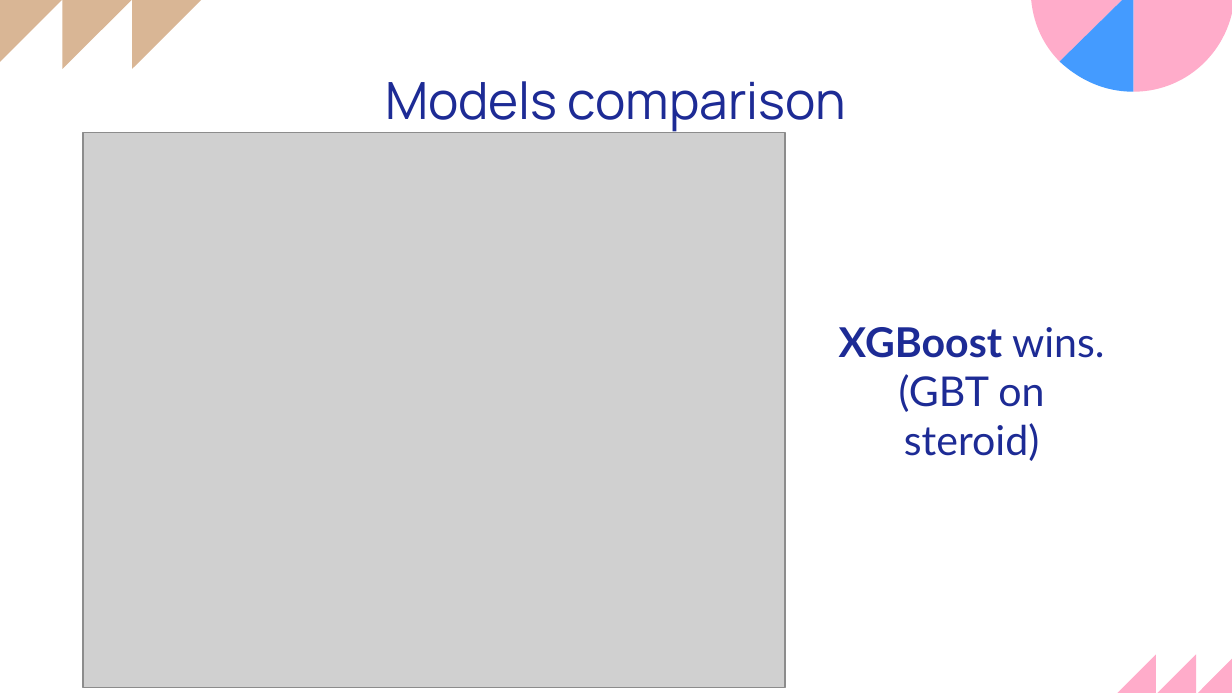
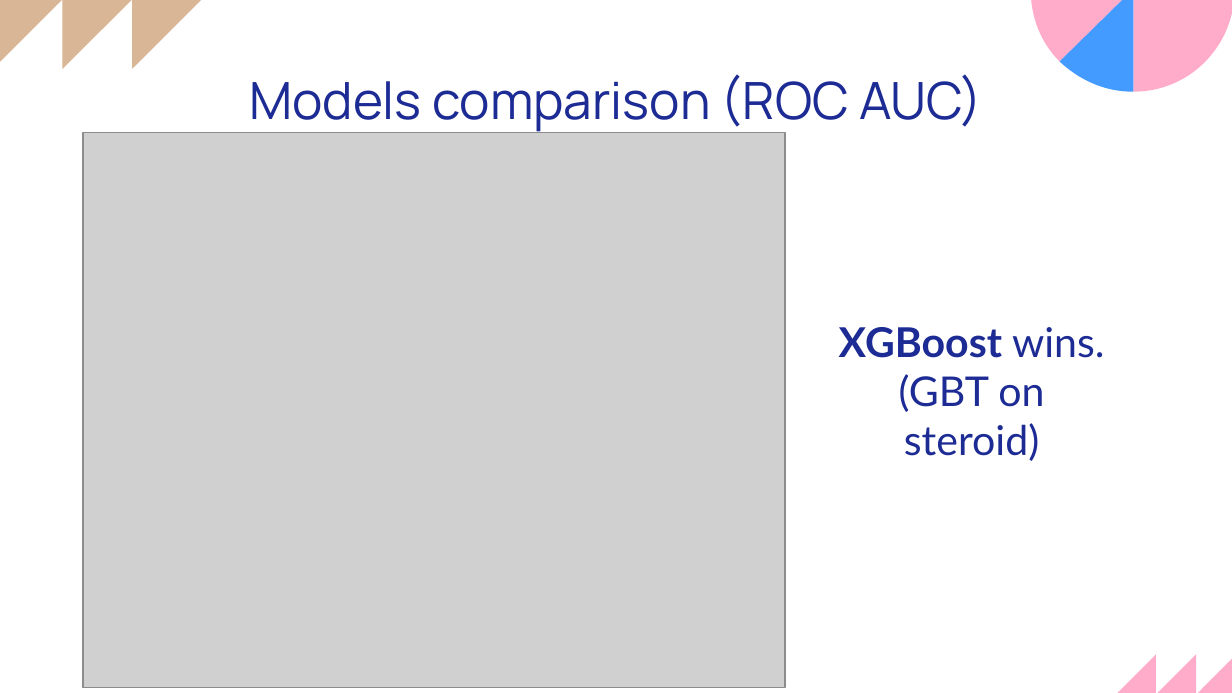
Before and after one commit to luongtruong77/classification-loan-default-risk-detection, a slide deck: slide 16 of Presentation.pptx (slide 7 before the commit). Drawn at 1232x693 pixels with LibreOffice and Linux fonts; fonts in the diff are those of the drawing; grey boxes stand for pictures. Boxes give left, top, right and bottom in pixels: in the first picture for what was removed or moved away, otherwise in the second. Text is boxed around its words. In the diff, an @@ line names an element or a change of style, - is before the commit and + after.

```diff
--- a/Presentation.pptx
+++ b/Presentation.pptx
@@ title at [249,74,982,132]: text changed @@
-Models comparison
+Models comparison (ROC AUC)
```
Also in this commit, not shown: 1 other slide changed, 20 slides added, 2 slides removed, 3 other files.
